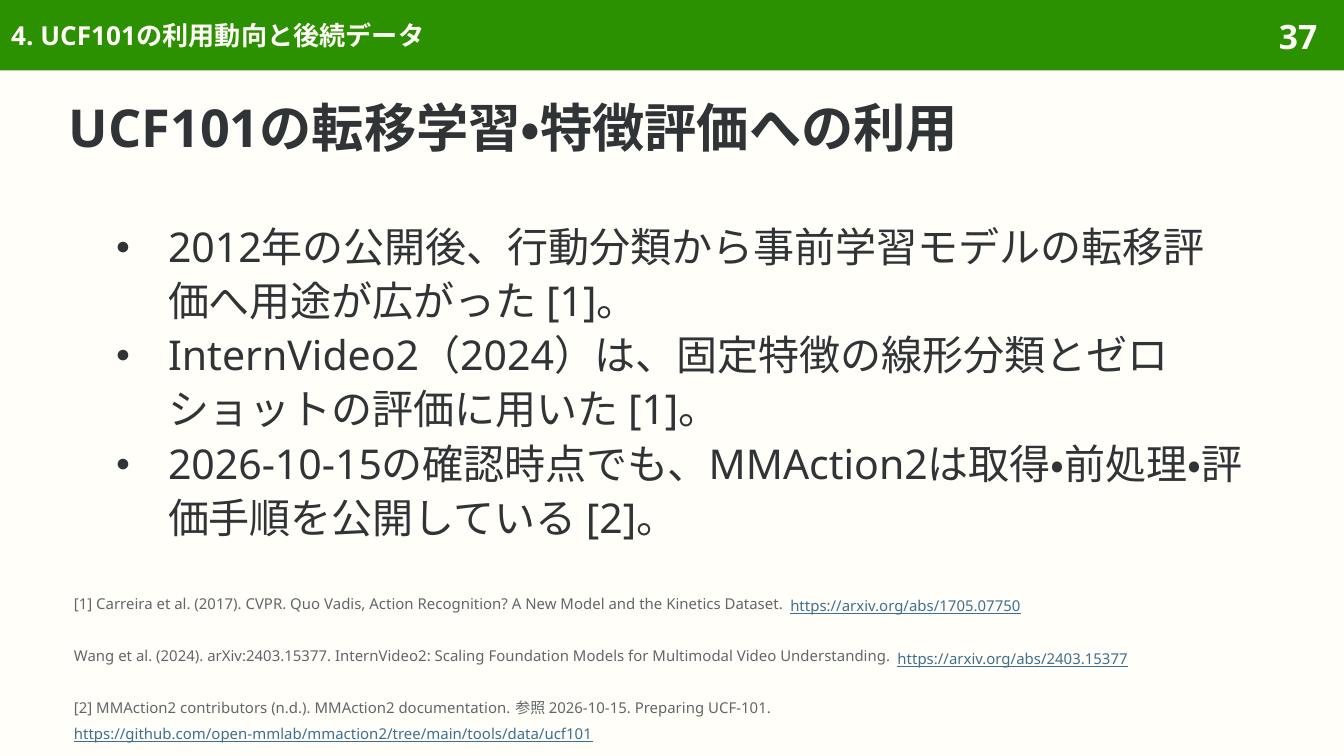
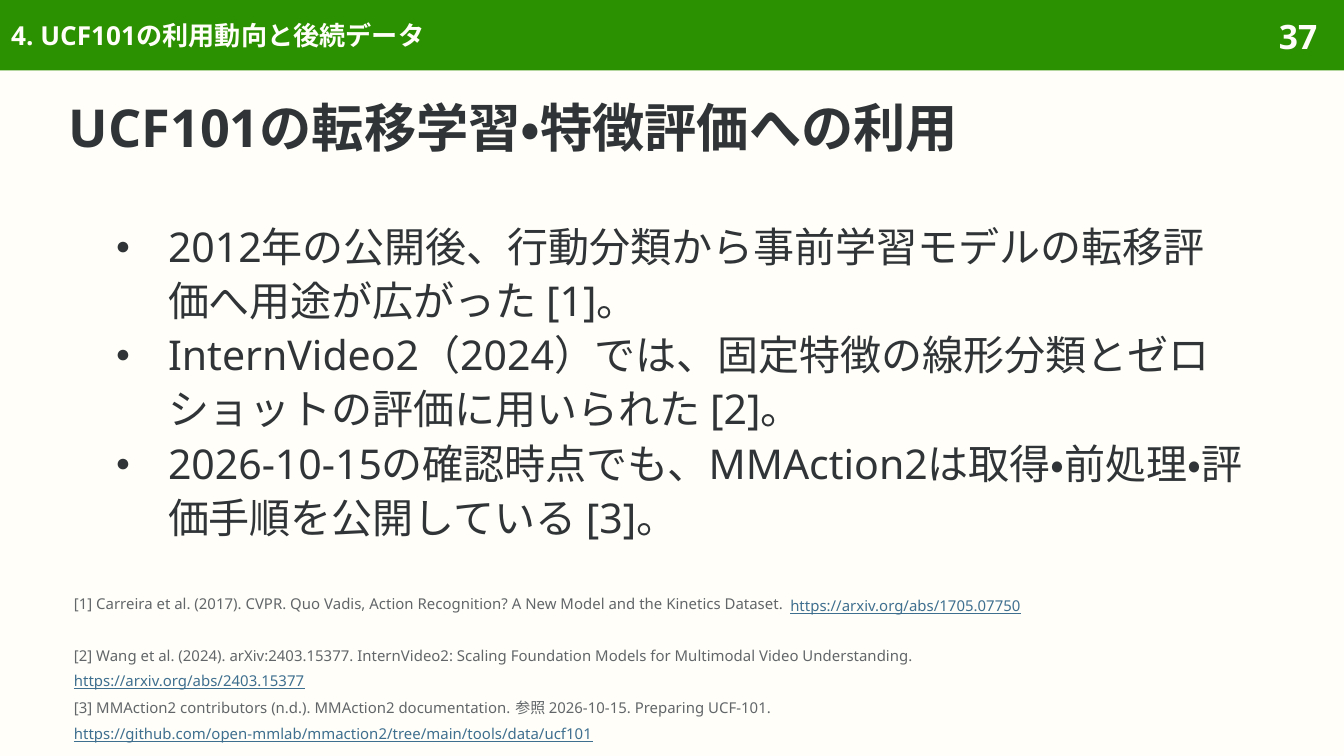
Before and after one commit to sasakiy84/datasets-in-10-minutes, a slide deck: slide 37 of slides/datasets-in-10-minutes-ucf101.pptx. Drawn at 1344x756 pixels with LibreOffice and Linux fonts; fonts in the diff are those of the drawing. Boxes give left, top, right and bottom in pixels: in the first picture for what was removed or moved away, otherwise in the second. Text is boxed around its words. In the diff, an @@ line names an element or a change of style, - is before the commit and + after.

```diff
--- a/slides/datasets-in-10-minutes-ucf101.pptx
+++ b/slides/datasets-in-10-minutes-ucf101.pptx
@@ text at <box>168,335,1243,540</box>: text changed @@
-● InternVideo2（2024）は、固定特徴の線形分類とゼロショットの評価に用いた [1]。
-● 2026-10-15の確認時点でも、MMAction2は取得・前処理・評価手順を公開している [2]。
+● InternVideo2（2024）では、固定特徴の線形分類とゼロショットの評価に用いられた [2]。
+● 2026-10-15の確認時点でも、MMAction2は取得・前処理・評価手順を公開している [3]。
@@ text at <box>74,649,912,665</box>: text changed @@
-Wang et al. (2024). arXiv:2403.15377. InternVideo2: Scaling Foundation Models for Multimodal Video Understanding.
+[2] Wang et al. (2024). arXiv:2403.15377. InternVideo2: Scaling Foundation Models for Multimodal Video Understanding.
@@ text "https://arxiv.org/abs/2403.15377": place and size @@
-text "https://arxiv.org/abs/2403.15377" at <box>897,652,1127,668</box>
+text "https://arxiv.org/abs/2403.15377" at <box>74,674,304,690</box>
@@ text at <box>74,700,771,717</box>: text changed @@
-[2] MMAction2 contributors (n.d.). MMAction2 documentation. 参照 2026-10-15. Preparing UCF-101.
+[3] MMAction2 contributors (n.d.). MMAction2 documentation. 参照 2026-10-15. Preparing UCF-101.
```
Also in this commit, not shown: 9 other slides changed, 7 other files.
